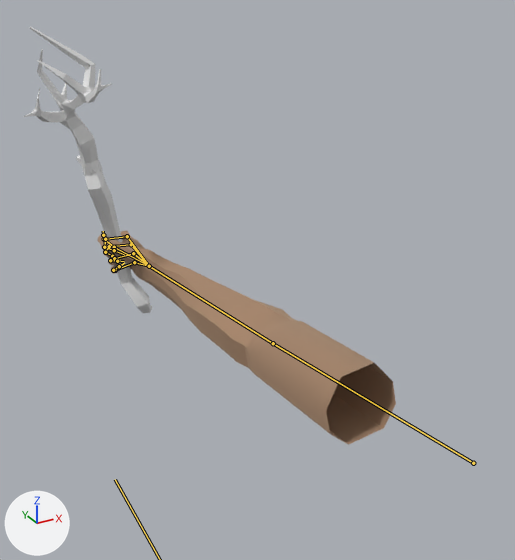
The FBX model Assets/Models/game/Torchbearer.fbx: old version first, new version second.
Before and after are seen from a camera (50 mm lens) standing at (-0.449, -0.711, 1.385) and looking at (0.021, 0.143, 0.957). The lights are fixed; the arrows at lower left show +X, +Y and +Z. Both versions are drawn at frame 11 of the action 'Armature|Attack'; the numbers are the values there. The bones that bend it are drawn over the model as lines.

The first picture shows 'Hand', 'Torch02'.
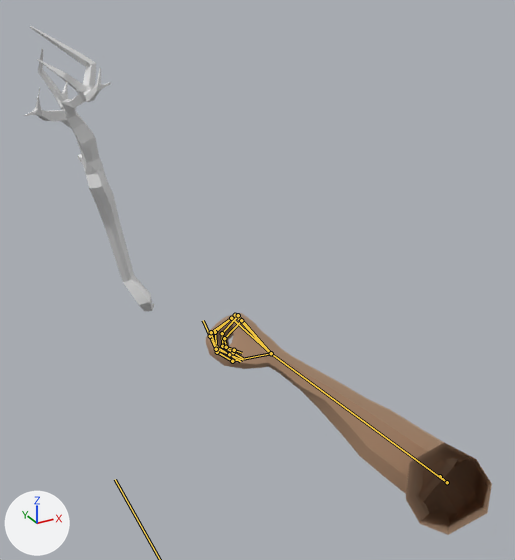
The change in detail:
Bone 'UpperArm' (bone_upperarm) moves from (0.0, 0.0, 0.0) to (-0.042, 0.003, -0.002).
Bone 'UpperArm' (bone_upperarm) turns from (-9, -8, -2) to (-46, -30, -22) degrees about its own x, y and z.
Bone 'LowerArm' (bone_lowerarm) turns from (14, -7, 12) to (103, -23, -6) degrees about its own x, y and z.

Pixel boxes [x1, y1, x2, y2] of what changed, in the pictures (515 x 560 px):
'Hand', posed: before [97, 230, 396, 445]; after [206, 313, 492, 535]
'Torch02', posed: before [23, 26, 152, 313]; after [24, 25, 154, 311]
bone 'UpperArm', root to tip: before (473, 463) to (273, 343); after (440, 476) to (447, 482)
bone 'LowerArm', root to tip: before (273, 343) to (149, 266); after (447, 482) to (271, 353)
